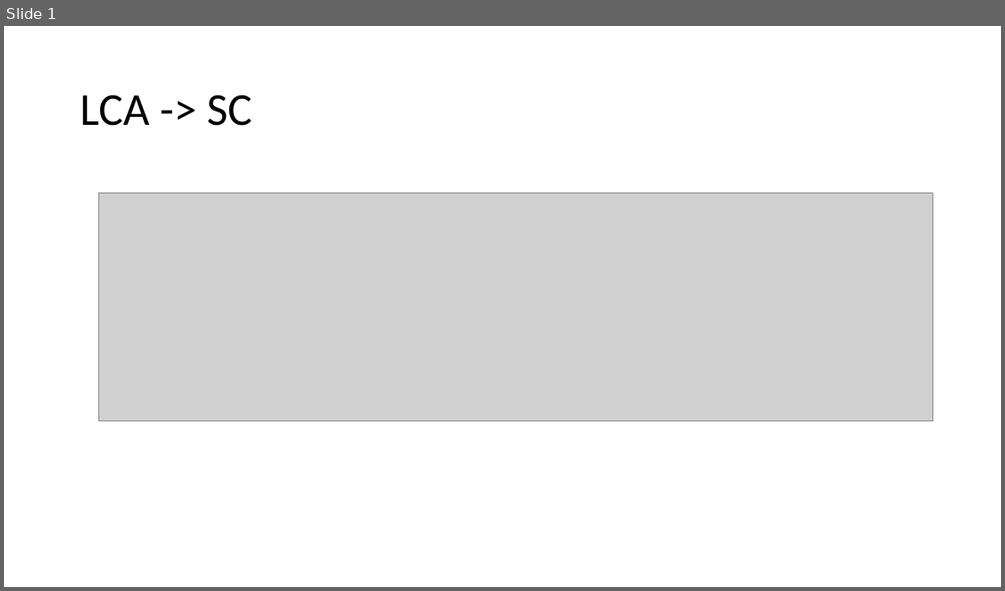
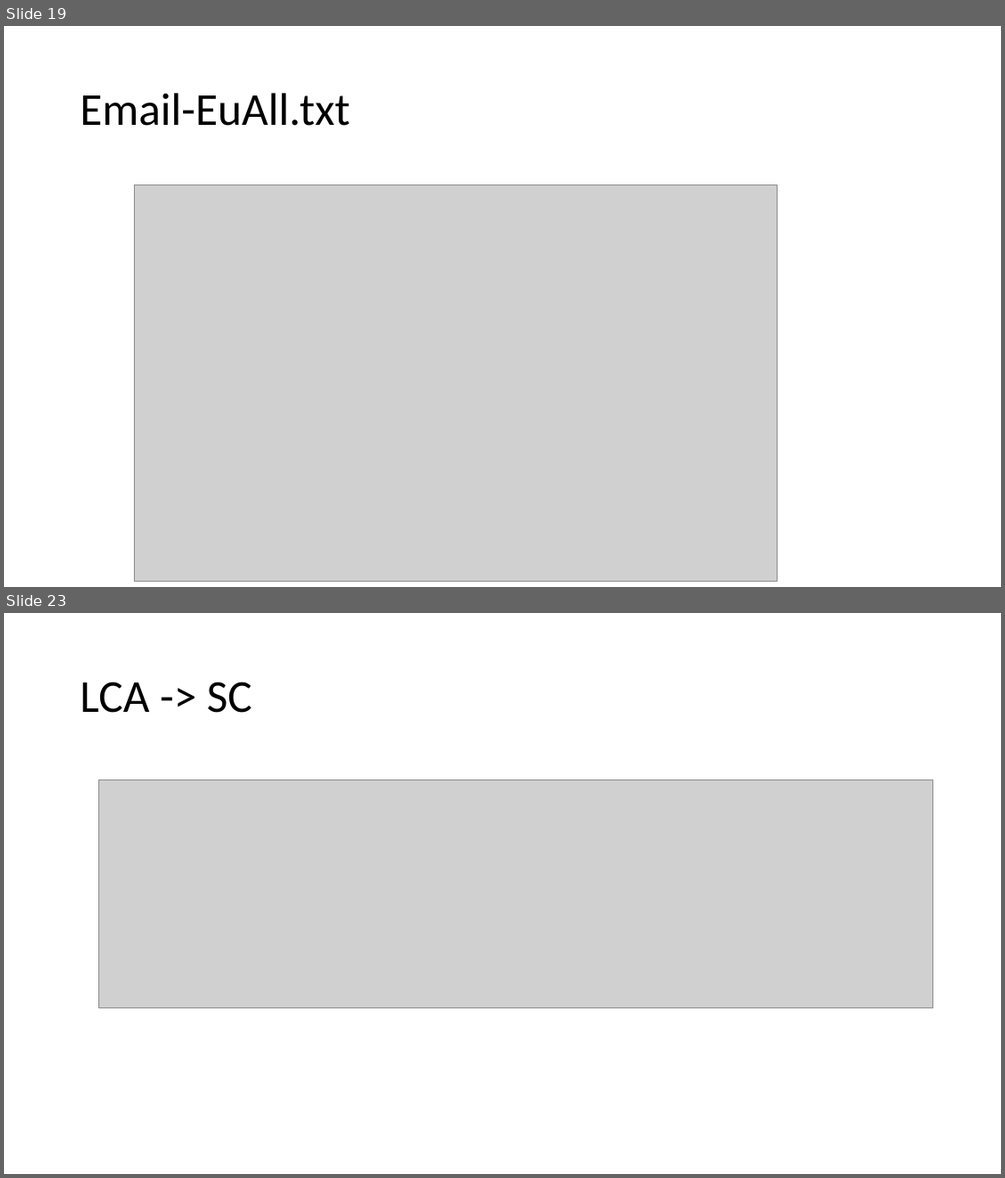
Before and after one commit to answerIII/Graph_Theory_LeetCode25, a slide deck: results/pres.pptx. Shown one above the other, each under a label of ours: slide 1 before the commit, slides 19 and 23 after it; the slides between them are not shown. The pictures are 1005x591 and 1005x1178 pixels, drawn with LibreOffice and Linux fonts; fonts in the diff are those of the drawing; grey boxes stand for pictures. Boxes give left, top, right and bottom in pixels: in the first picture for what was removed or moved away, otherwise in the second. Text is boxed around its words. In the diff, an @@ line names an element or a change of style, - is before the commit and + after.

```diff
--- a/results/pres.pptx
+++ b/results/pres.pptx
@@ slide 19 added at (x1=4, y1=26, x2=1001, y2=587), background #FFFFFF @@
@@ title added at (x1=80, y1=93, x2=349, y2=126), 44 pt, text #000000 @@
+Email-EuAll.txt
@@ picture added at (x1=134, y1=184, x2=777, y2=580) @@
@@ what was slide 1 is now slide 23 @@
```
Also in this commit, not shown: 21 other slides added.
